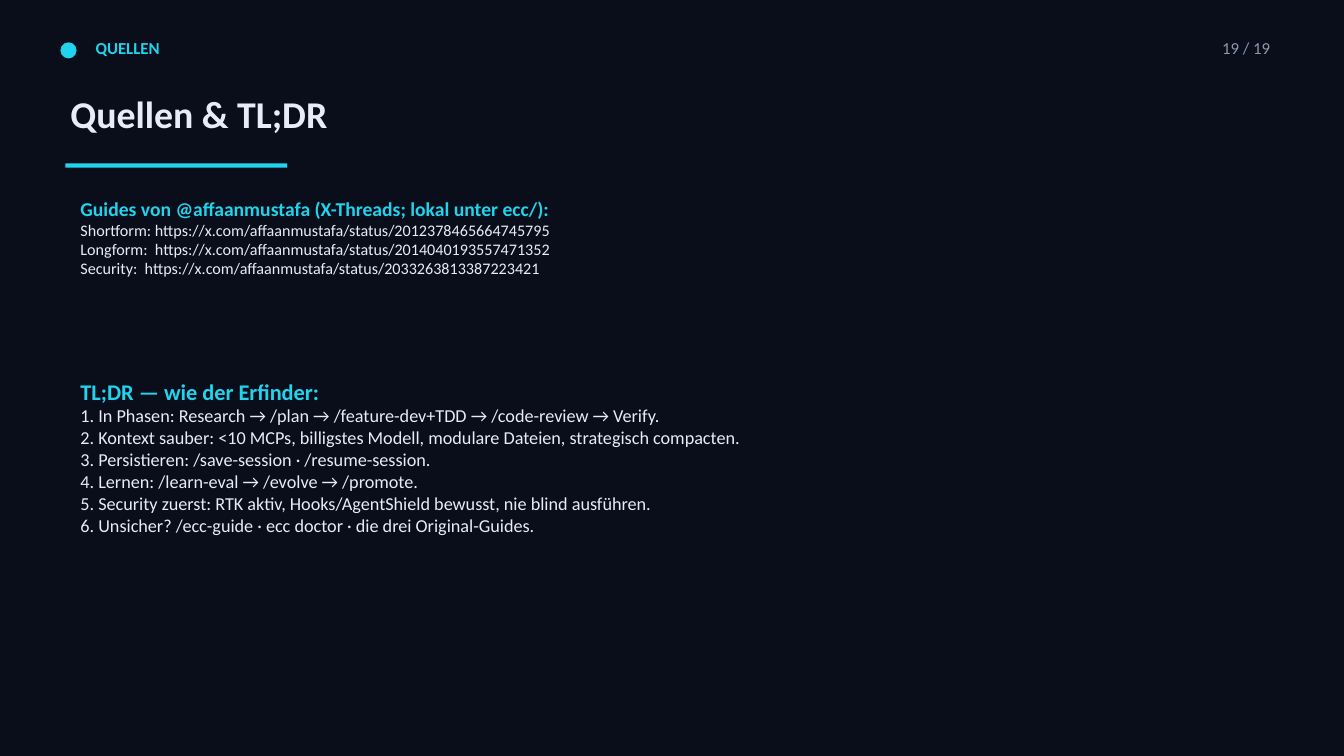
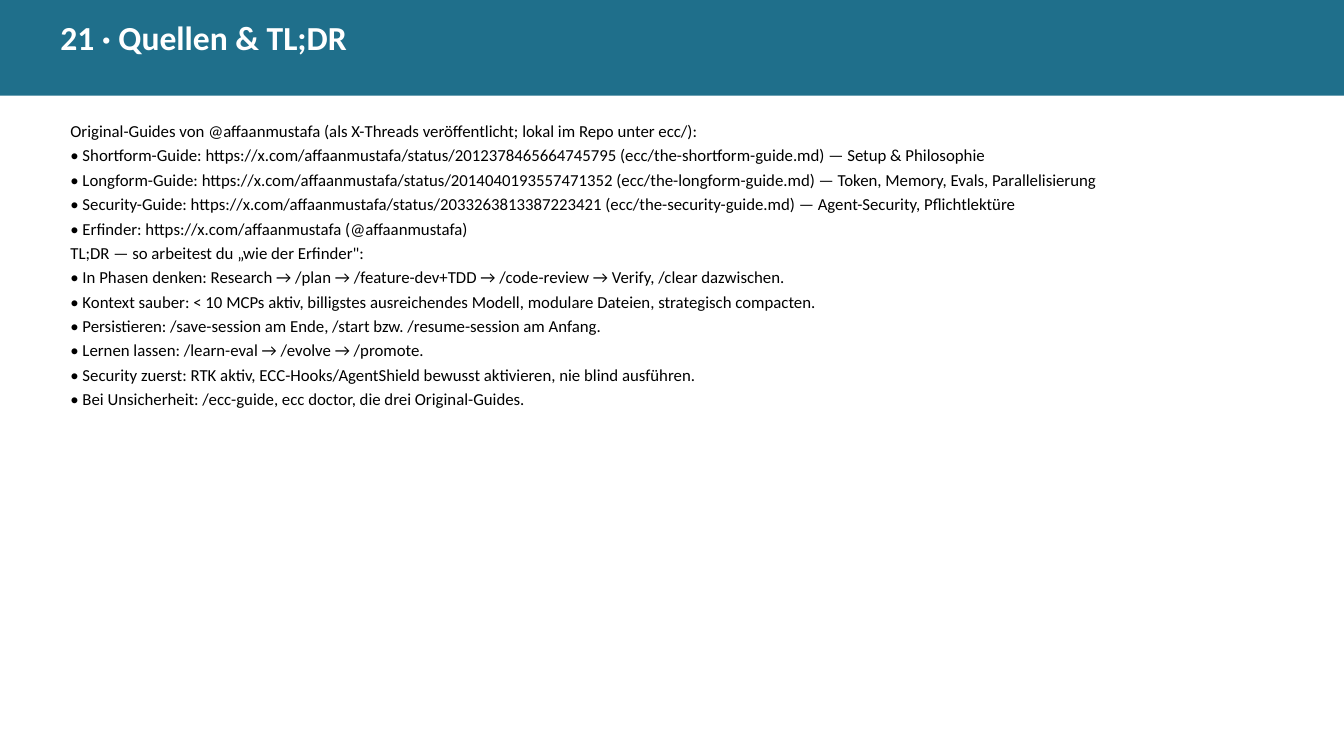
Before and after one commit to Paulee8155/Claude-Code-BestPractice, a slide deck: slide 29 of docs/ECC-Harness-Guide.de.pptx (slide 20 before the commit). Drawn at 1344x756 pixels with LibreOffice and Linux fonts; fonts in the diff are those of the drawing. Boxes give left, top, right and bottom in pixels: in the first picture for what was removed or moved away, otherwise in the second. Text is boxed around its words. In the diff, an @@ line names an element or a change of style, - is before the commit and + after.

```diff
--- a/docs/ECC-Harness-Guide.de.pptx
+++ b/docs/ECC-Harness-Guide.de.pptx
@@ background #0A0E1A to #FFFFFF @@
@@ rectangle added at (0, 0, 1344, 96), fill #1F6F8B @@
@@ text at (60, 26, 347, 55): text changed; size 27 to 24 pt; text colour #E6EDF8 to #FFFFFF @@
-Quellen & TL;DR
+21 · Quellen & TL;DR
@@ ellipse removed at (60, 42, 77, 58) @@
@@ text removed at (96, 43, 160, 56) @@
-QUELLEN
@@ text removed at (1222, 43, 1270, 54) @@
-19 / 19
@@ text at (70, 125, 1096, 408): text changed; size 13 to 12 pt; text colour #E6EDF8 to #000000 @@
-TL;DR — wie der Erfinder:
-1. In Phasen: Research → /plan → /feature-dev+TDD → /code-review → Verify.
-2. Kontext sauber: <10 MCPs, billigstes Modell, modulare Dateien, strategisch compacten.
-3. Persistieren: /save-session · /resume-session.
-4. Lernen: /learn-eval → /evolve → /promote.
-5. Security zuerst: RTK aktiv, Hooks/AgentShield bewusst, nie blind ausführen.
-6. Unsicher? /ecc-guide · ecc doctor · die drei Original-Guides.
+Original-Guides von @affaanmustafa (als X-Threads veröffentlicht; lokal im Repo unter ecc/):
+• Shortform-Guide: https://x.com/affaanmustafa/status/2012378465664745795 (ecc/the-shortform-guide.md) — Setup & Philosophie
+• Longform-Guide: https://x.com/affaanmustafa/status/2014040193557471352 (ecc/the-longform-guide.md) — Token, Memory, Evals, Parallelisierung
+• Security-Guide: https://x.com/affaanmustafa/status/2033263813387223421 (ecc/the-security-guide.md) — Agent-Security, Pflichtlektüre
+• Erfinder: https://x.com/affaanmustafa (@affaanmustafa)
+TL;DR — so arbeitest du „wie der Erfinder":
+• In Phasen denken: Research → /plan → /feature-dev+TDD → /code-review → Verify, /clear dazwischen.
+• Kontext sauber: < 10 MCPs aktiv, billigstes ausreichendes Modell, modulare Dateien, strategisch compacten.
+• Persistieren: /save-session am Ende, /start bzw. /resume-session am Anfang.
+• Lernen lassen: /learn-eval → /evolve → /promote.
+• Security zuerst: RTK aktiv, ECC-Hooks/AgentShield bewusst aktivieren, nie blind ausführen.
+• Bei Unsicherheit: /ecc-guide, ecc doctor, die drei Original-Guides.
@@ rectangle removed at (66, 163, 287, 167) @@
@@ text removed at (80, 201, 550, 277) @@
-Guides von @affaanmustafa (X-Threads; lokal unter ecc/):
-Shortform: https://x.com/affaanmustafa/status/2012378465664745795
-Longform: https://x.com/affaanmustafa/status/2014040193557471352
-Security: https://x.com/affaanmustafa/status/2033263813387223421
```
Also in this commit, not shown: 13 other slides changed, 15 slides added, 7 slides removed, 10 other files.
